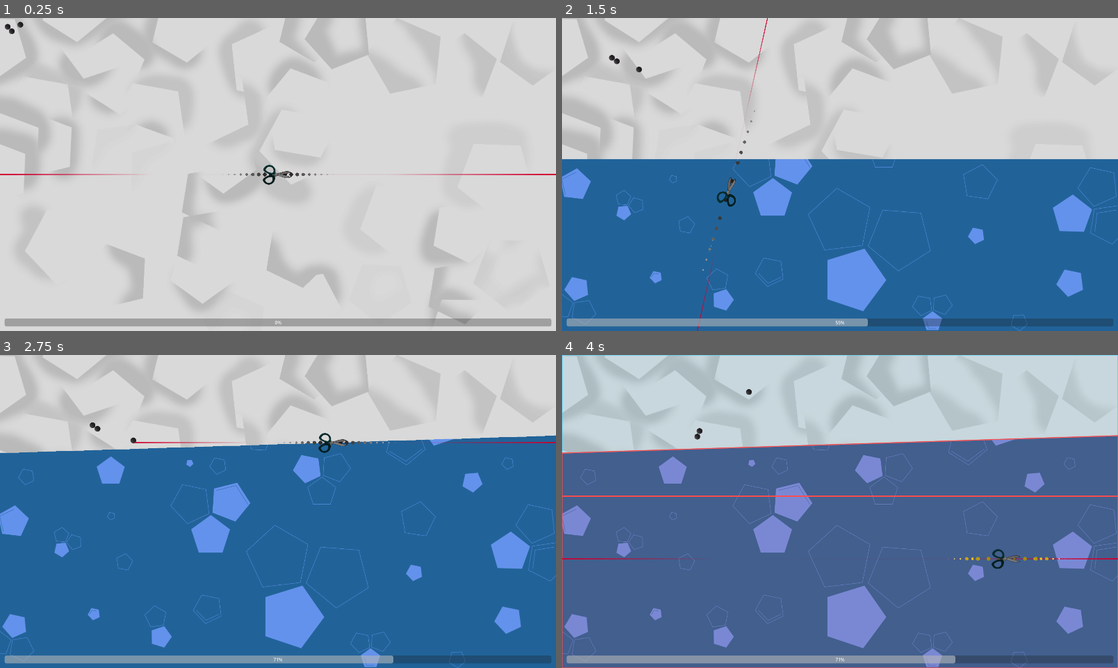
Above: before the commit, frames 1-4 (two rows, left to right).
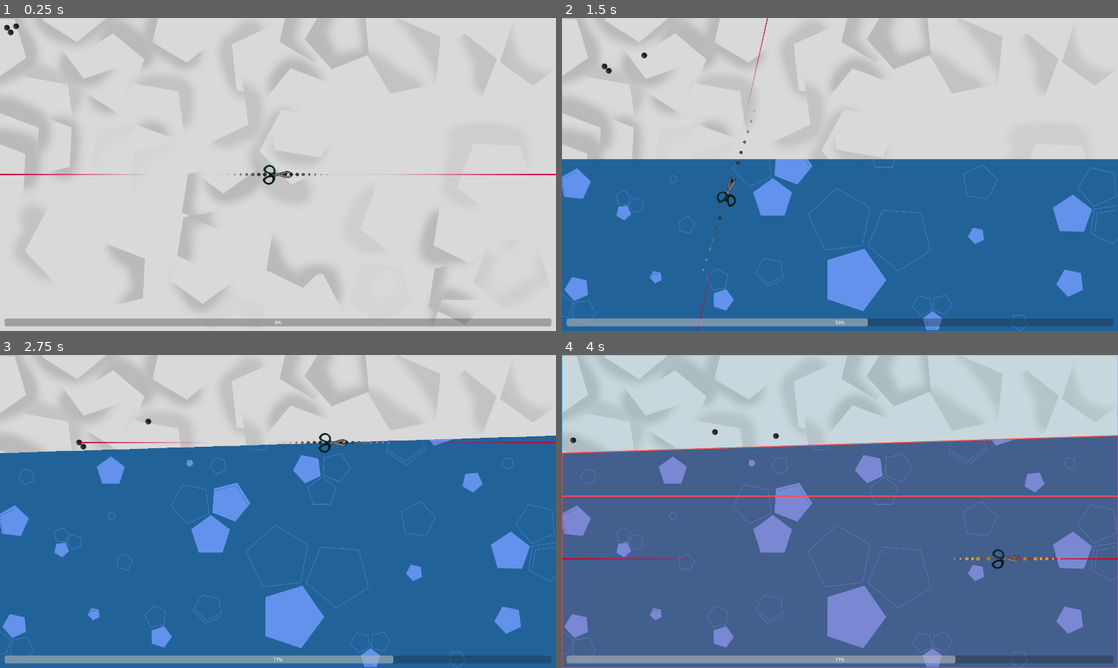
Above: after the commit, the same moments.

Repository: Trickylady/The-Exam-Scam
Game: Godot game, scene res://instances/level.tscn
The game is run twice, just before and just after one commit, with the same random seed, the same clock (stepped at 60 frames per second) and the same inputs. This scene is started directly instead of the project's main scene.
Inputs (mouse positions are in pixels of both pictures, inside the frame that each line leads up to):
- Up to frame 1 (0.25 s): no input
- Up to frame 2 (1.5 s): tap Enter at 0.5 s; move the mouse to (962, 158) at 0.52 s; hold W (boost_speed) 0.53-1.28 s; click (962, 158) at 0.67 s; move the mouse to (728, 190) at 1.27 s; tap A (rotate_c) at 1.35 s; click (728, 190) at 1.42 s
- Up to frame 3 (2.75 s): move the mouse to (333, 442) at 2.02 s; hold D (rotate_cc) from 2.03 s (still down); click (333, 442) at 2.17 s
- Up to frame 4 (4 s): move the mouse to (812, 574) at 2.77 s; release D (rotate_cc) at 2.78 s; tap E at 2.85 s; click (812, 574) at 2.92 s; move the mouse to (1006, 558) at 3.52 s; hold W (boost_speed) from 3.53 s (still down); click (1006, 558) at 3.67 s

The runs differ from the first frame. In frame 1, less than 0.1% of the frame differs, in the area x 0-5%, y 1-6%; in frame 2, 0.1%; in frame 3, 0.2%, in the area x 13-43%, y 20-31%; in frame 4, 0.1%.

Commit message:
changed images and added scene

Diff:
--- a/instances/level.tscn
+++ b/instances/level.tscn
@@ -56,15 +56,15 @@
 script = ExtResource("5_aicyk")
 
 [node name="pencil1" parent="pencils_mng" instance=ExtResource("6_8b0r0")]
-position = Vector2(676, 290)
+position = Vector2(1293, 79)
 speed = 199.5
 
 [node name="pencil2" parent="pencils_mng" instance=ExtResource("6_8b0r0")]
-position = Vector2(391, 428)
+position = Vector2(1719, 607)
 speed = 199.5
 
 [node name="pencil3" parent="pencils_mng" instance=ExtResource("6_8b0r0")]
-position = Vector2(757, 434)
+position = Vector2(255, 399)
 speed = 199.5
 
 [node name="scissors" parent="." instance=ExtResource("7_h6smj")]
--- a/level_1.tscn
+++ b/level_1.tscn
@@ -101,7 +101,7 @@
 
 [node name="AnimationPlayer" type="AnimationPlayer" parent="."]
 libraries = {
-"": SubResource("AnimationLibrary_8a8mg")
+&"": SubResource("AnimationLibrary_8a8mg")
 }
 autoplay = "startlevel1sound"
 
--- a/pickpgnonpg.tscn
+++ b/pickpgnonpg.tscn
@@ -1,7 +1,21 @@
-[gd_scene format=3 uid="uid://drmbass7k1uo6"]
+[gd_scene load_steps=2 format=3 uid="uid://drmbass7k1uo6"]
+
+[ext_resource type="Texture2D" uid="uid://dh5t2tn14gbbo" path="res://images/pg-13WARNING.png" id="1_0gftk"]
 
 [node name="pickpgnonpg" type="Node2D"]
 
-[node name="TextureRect" type="TextureRect" parent="."]
+[node name="pickgameplay" type="TextureRect" parent="."]
 offset_right = 40.0
 offset_bottom = 40.0
+texture = ExtResource("1_0gftk")
+
+[node name="afamily" type="Area2D" parent="."]
+
+[node name="cpfamily" type="CollisionPolygon2D" parent="afamily"]
+position = Vector2(-2, 0)
+polygon = PackedVector2Array(318, 426, 858, 426, 858, 756, 322, 756)
+
+[node name="apg13" type="Area2D" parent="."]
+
+[node name="cpnonpg" type="CollisionPolygon2D" parent="apg13"]
+polygon = PackedVector2Array(1075, 428, 1601, 428, 1605, 756, 1073, 760)
Binary file changed: images/pg-13WARNING.png
